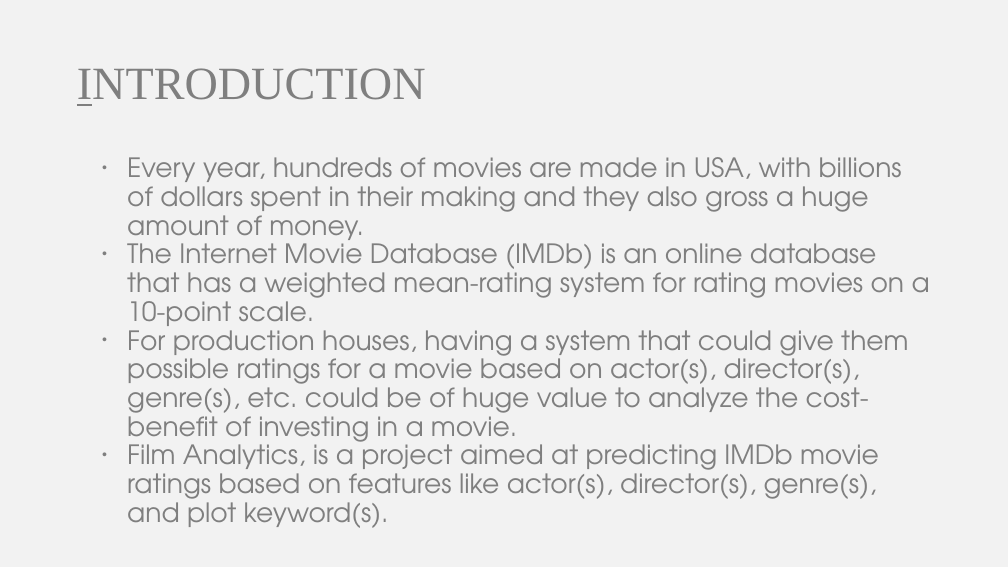
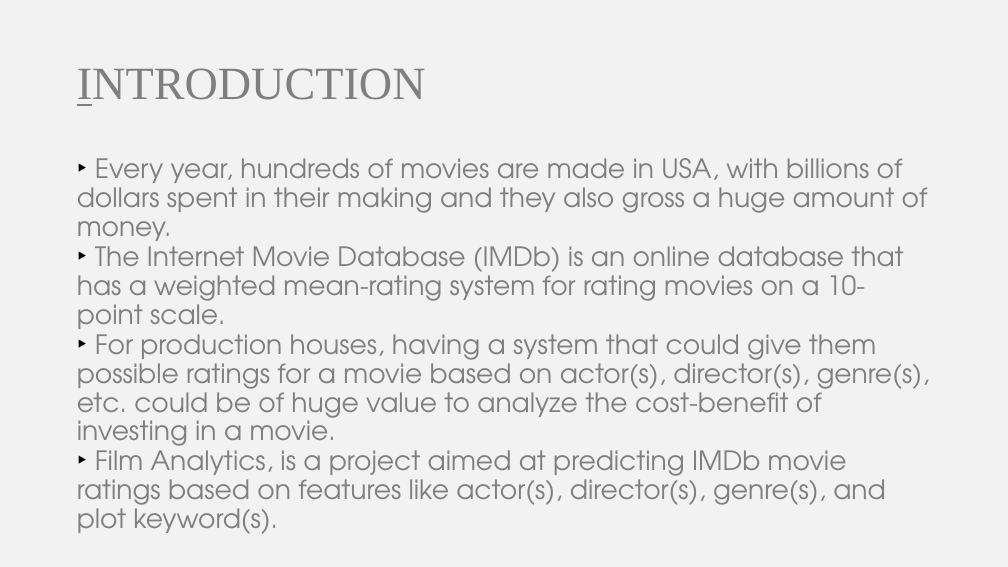
Before and after one commit to somyamohanty/Data_Dawgs, a slide deck: slide 2 of presentations/Final Presentation.pptx. Drawn at 1008x567 pixels with LibreOffice and Linux fonts; fonts in the diff are those of the drawing. Boxes give left, top, right and bottom in pixels: in the first picture for what was removed or moved away, otherwise in the second. Text is boxed around its words. In the diff, an @@ line names an element or a change of style, - is before the commit and + after.

Commit message:
updated

```diff
--- a/presentations/Final Presentation.pptx
+++ b/presentations/Final Presentation.pptx
@@ text at bbox=[77, 158, 930, 534]: text changed @@
-• Every year, hundreds of movies are made in USA, with billions of dollars spent in their making and they also gross a huge amount of money.
-• The Internet Movie Database (IMDb) is an online database that has a weighted mean-rating system for rating movies on a 10-point scale.
-• For production houses, having a system that could give them possible ratings for a movie based on actor(s), director(s), genre(s), etc. could be of huge value to analyze the cost-benefit of investing in a movie.
-• Film Analytics, is a project aimed at predicting IMDb movie ratings based on features like actor(s), director(s), genre(s), and plot keyword(s).
+‣ Every year, hundreds of movies are made in USA, with billions of dollars spent in their making and they also gross a huge amount of money.
+‣ The Internet Movie Database (IMDb) is an online database that has a weighted mean-rating system for rating movies on a 10-point scale.
+‣ For production houses, having a system that could give them possible ratings for a movie based on actor(s), director(s), genre(s), etc. could be of huge value to analyze the cost-benefit of investing in a movie.
+‣ Film Analytics, is a project aimed at predicting IMDb movie ratings based on features like actor(s), director(s), genre(s), and plot keyword(s).
```
Also in this commit, not shown: 18 other slides changed, 3 slides added, 1 slide removed.
